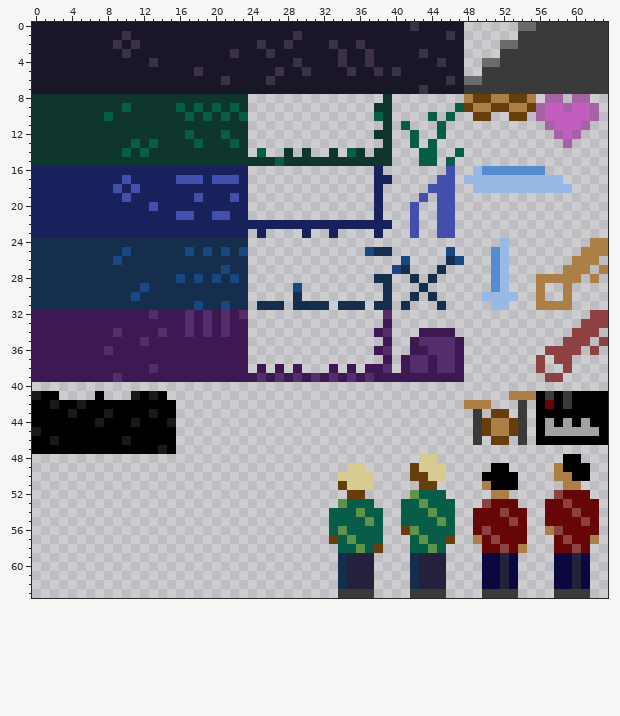
One commit to this pixel-art file: support/aseprite/tileset.aseprite. The picture above was drawn from the file before the commit.
64x64 pixels, 1 frame.
The result:
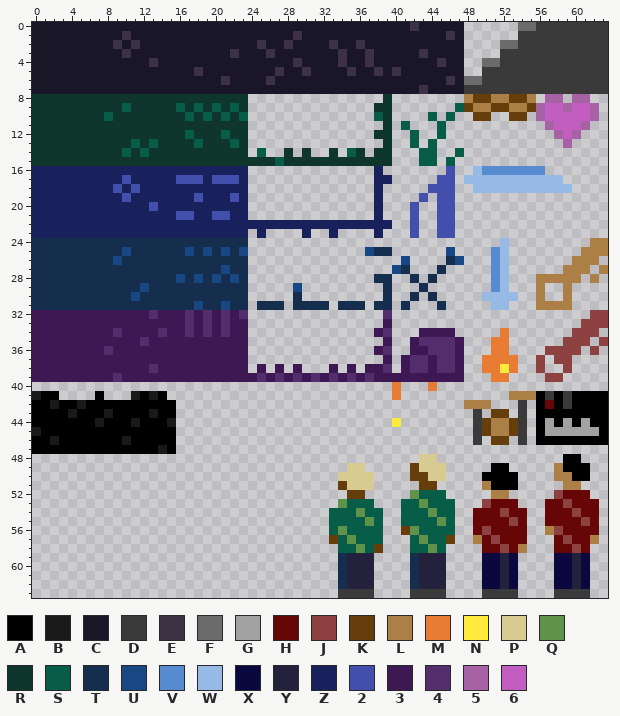
Palette (. is transparent): A #000000  B #191919  C #181627  D #3a3a3a  E #3d3245  F #6b6b6b  G #a2a2a2  H #670606  J #8e4141  K #653e0b  L #ab7f46  M #e87c32  N #ffea3b  P #d8cb92  Q #5f934a  R #0f362d  S #085d48  T #152e4e  U #194784  V #578bcf  W #96b9e6  X #0b0840  Y #23213b  Z #19215d  2 #434fac  3 #3d1853  4 #542d6c  5 #a761a5  6 #c15ebf
Diff:
y 34: x 52 . -> M
y 35..36: x 51..52 .. -> MM
y 37: x 50..53 .... -> MMMM
y 38: x 50..53 .... -> MMNM
y 39: x 51..52 .. -> MM
y 40: x 40 . -> M; x 44 . -> M
y 41: x 40 . -> M
y 44: x 40 . -> N
Boxes around the changes in both pictures, in picture pixels (x1, y1, x2, y2):
added: (482, 328, 518, 382)
added: (392, 382, 437, 427)
